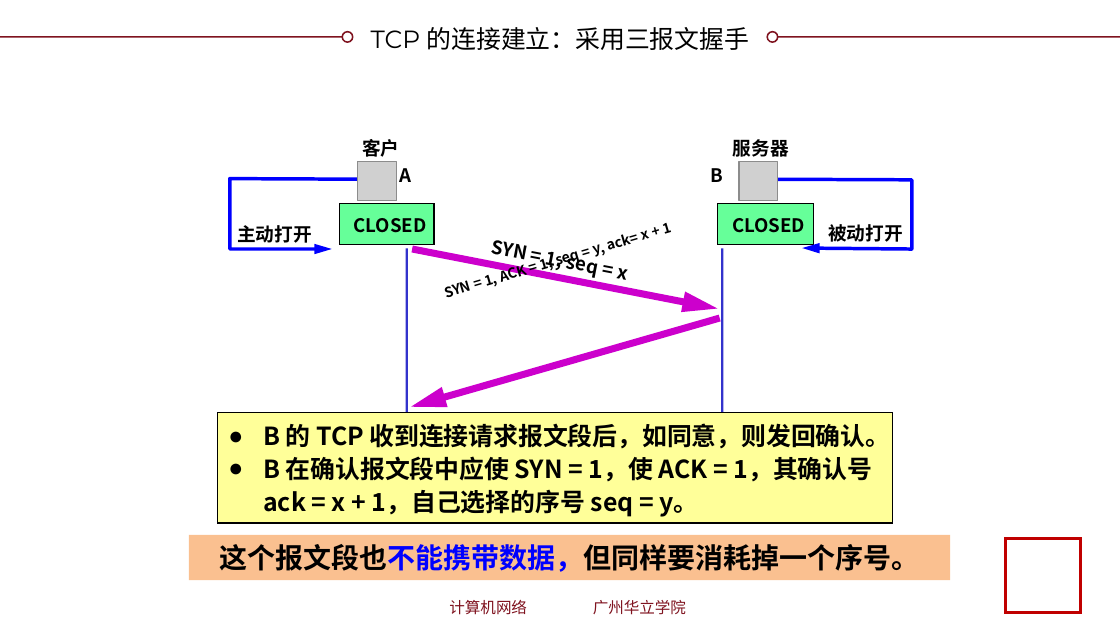
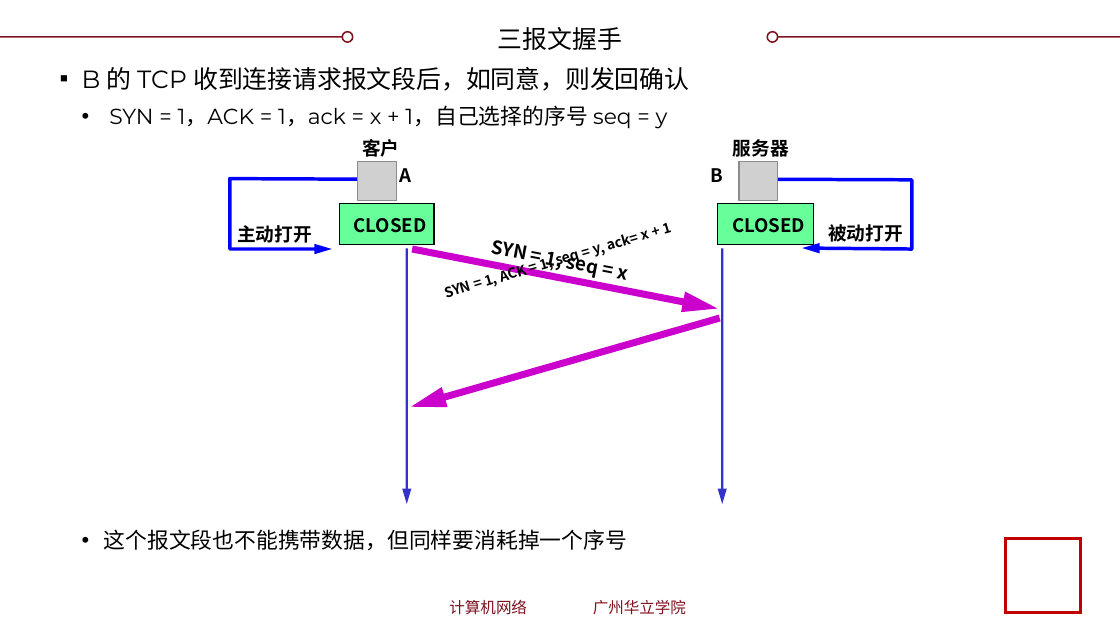
Before and after one commit to glplaman/glplaman.github.io, a slide deck: slide 202 of network/ppt/chap5.pptx. Drawn at 1120x630 pixels with LibreOffice and Linux fonts; fonts in the diff are those of the drawing; grey boxes stand for pictures; background and template pictures are left out. Boxes give left, top, right and bottom in pixels: in the first picture for what was removed or moved away, otherwise in the second. Text is boxed around its words. In the diff, an @@ line names an element or a change of style, - is before the commit and + after.

```diff
--- a/network/ppt/chap5.pptx
+++ b/network/ppt/chap5.pptx
@@ title at (498, 27, 622, 50): text changed @@
-TCP 的连接建立：采用三报文握手
+三报文握手
@@ text added at (82, 67, 689, 550), 14 pt, text #000000 @@
+▪ B 的 TCP 收到连接请求报文段后，如同意，则发回确认
+  • SYN = 1，ACK = 1，ack = x + 1，自己选择的序号 seq = y
+  • 这个报文段也不能携带数据，但同样要消耗掉一个序号
@@ rectangle removed at (217, 412, 893, 523) @@
-● B 的 TCP 收到连接请求报文段后，如同意，则发回确认。
-● B 在确认报文段中应使 SYN = 1，使 ACK = 1，其确认号 ack = x + 1，自己选择的序号 seq = y。
@@ rectangle removed at (189, 535, 951, 580) @@
-这个报文段也不能携带数据，但同样要消耗掉一个序号。
```
Also in this commit, not shown: 15 other slides changed, 1 slide removed, 3 other files.
